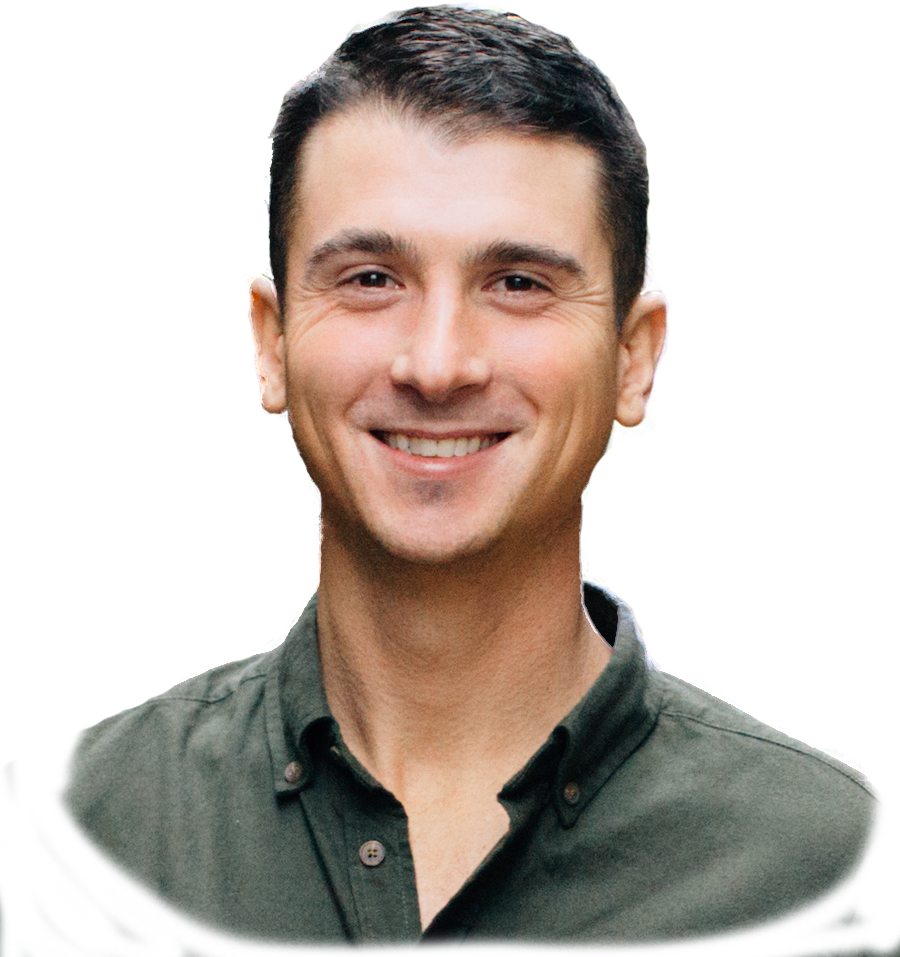
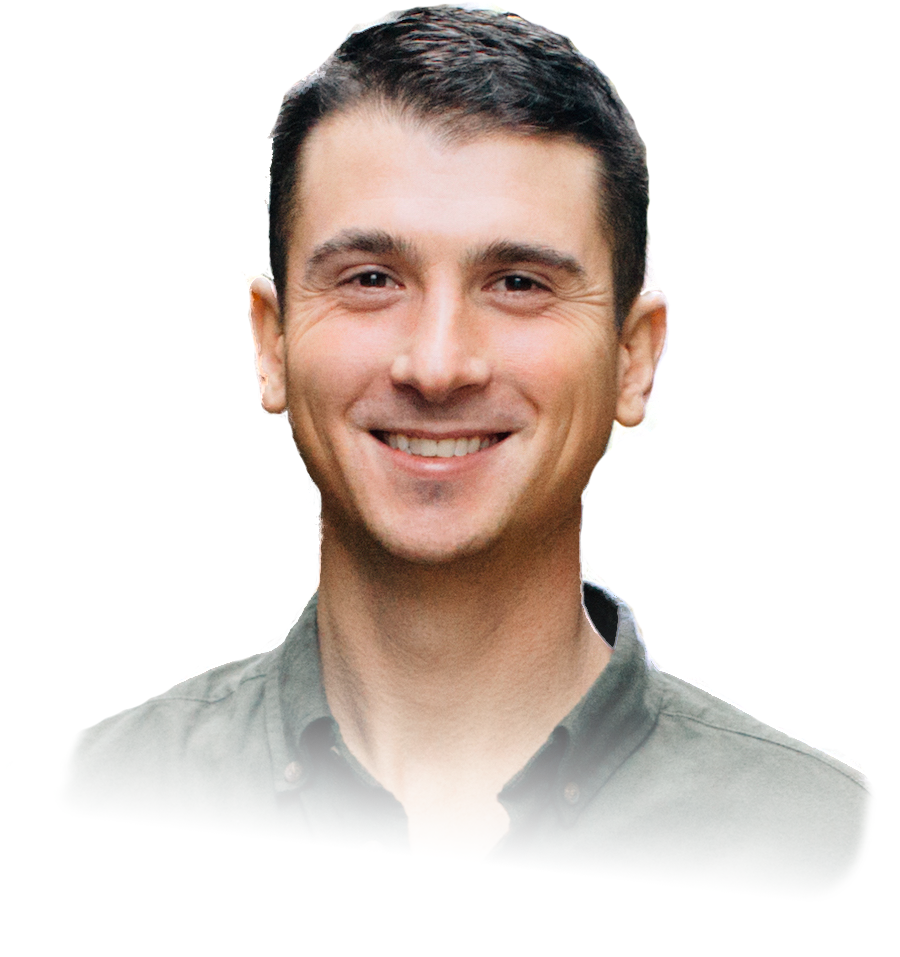
The second 900 × 957 image is a revision of the first. Changes to its layers:
added layer "Layer 3" above "Layer 2" over (0, 556, 900, 957)
painted on "Layer 1" over (0, 749, 900, 957)
